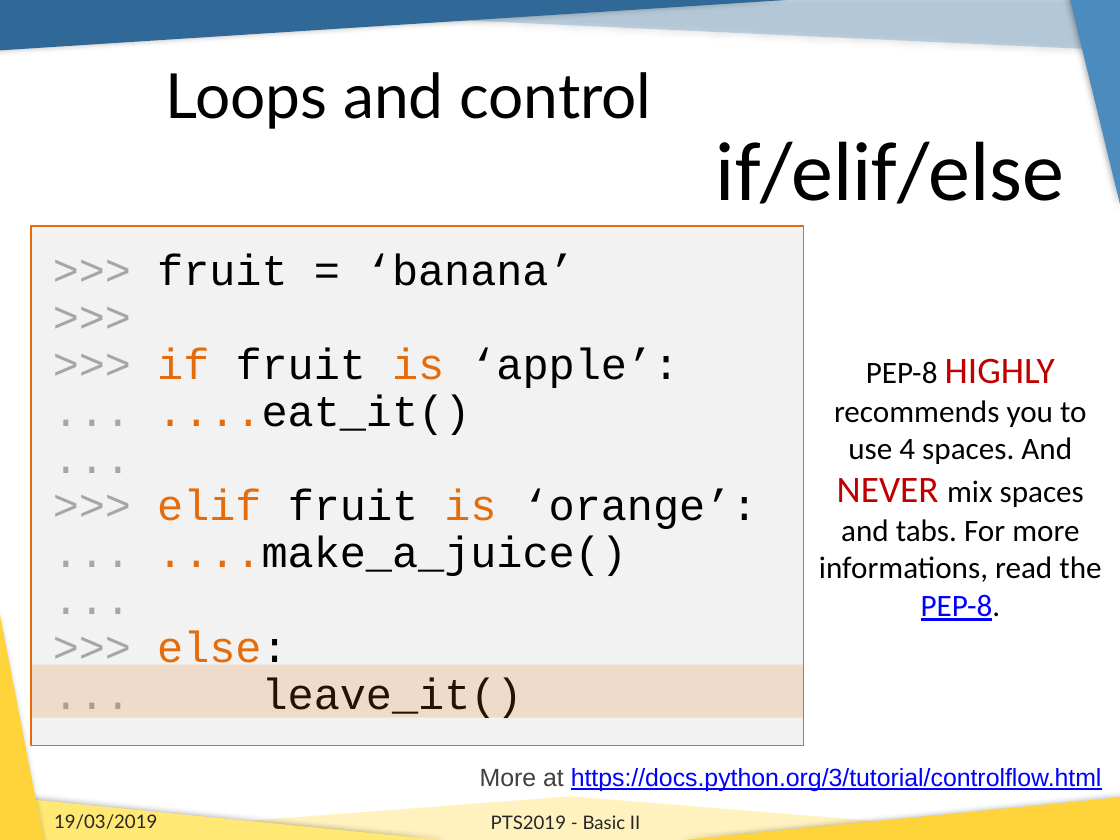
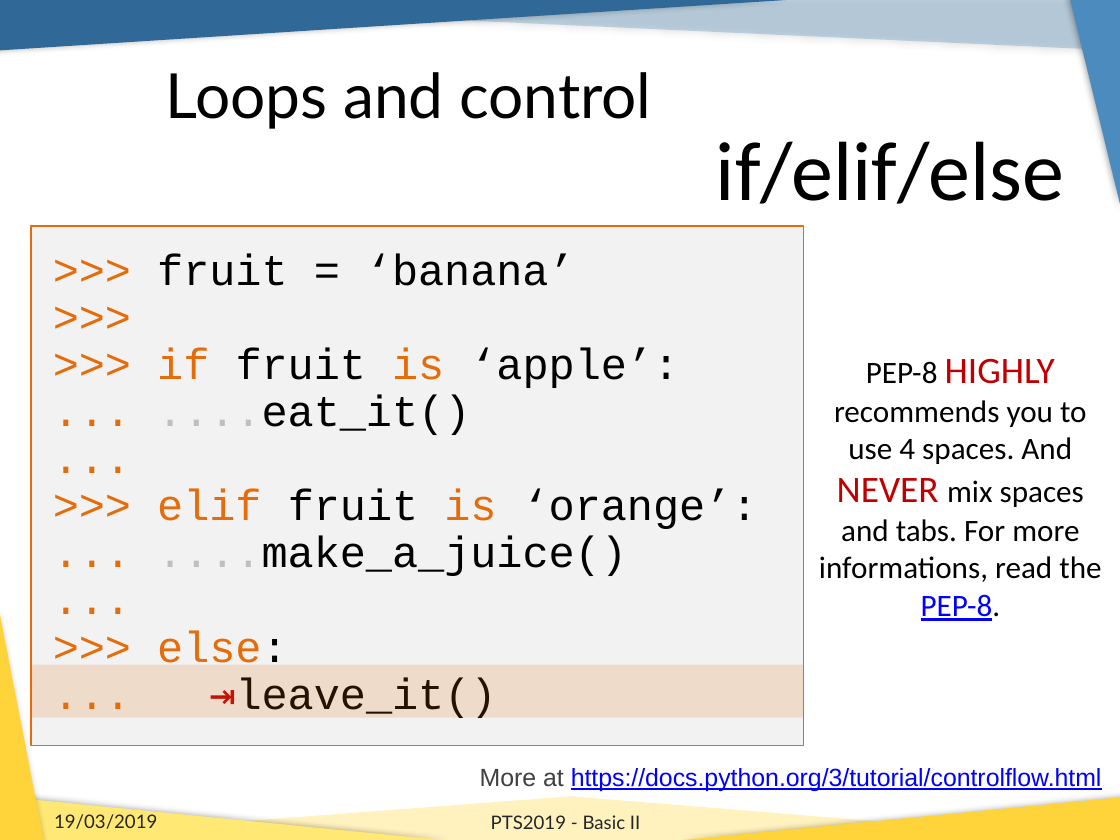
Before and after one commit to b1quint/Python-Tutorial-Series, a slide deck: slide 6 of Presentations/PTS2019_Basics_II.pptx. Drawn at 1120x840 pixels with LibreOffice and Linux fonts; fonts in the diff are those of the drawing; background and template pictures are left out. Boxes give left, top, right and bottom in pixels: in the first picture for what was removed or moved away, otherwise in the second. Text is boxed around its words. In the diff, an @@ line names an element or a change of style, - is before the commit and + after.

```diff
--- a/Presentations/PTS2019_Basics_II.pptx
+++ b/Presentations/PTS2019_Basics_II.pptx
@@ text in rectangle at bbox=[157, 253, 758, 663]: text colour #A6A6A6 to #E46C0A in ">>>", ">>>", ">>>", "..." and 5 more places; text colour #E46C0A to #BFBFBF in "....eat_it()", "....make_a_juice()" @@
@@ text in rectangle at bbox=[209, 677, 496, 718]: text changed @@
-... leave_it()
+... ⇥leave_it()
```
Also in this commit, not shown: 23 other slides changed, 20 slides added.
